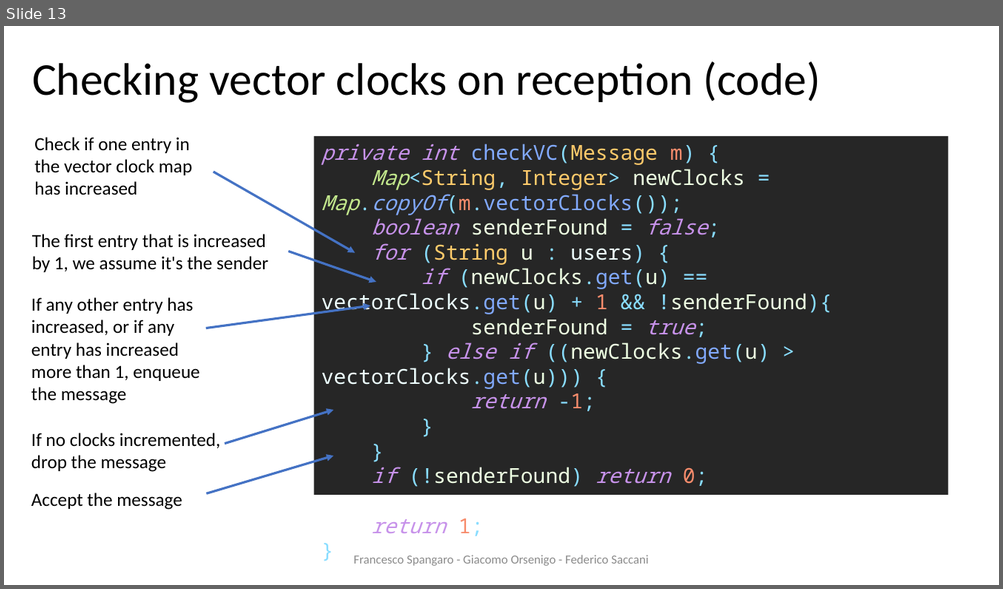
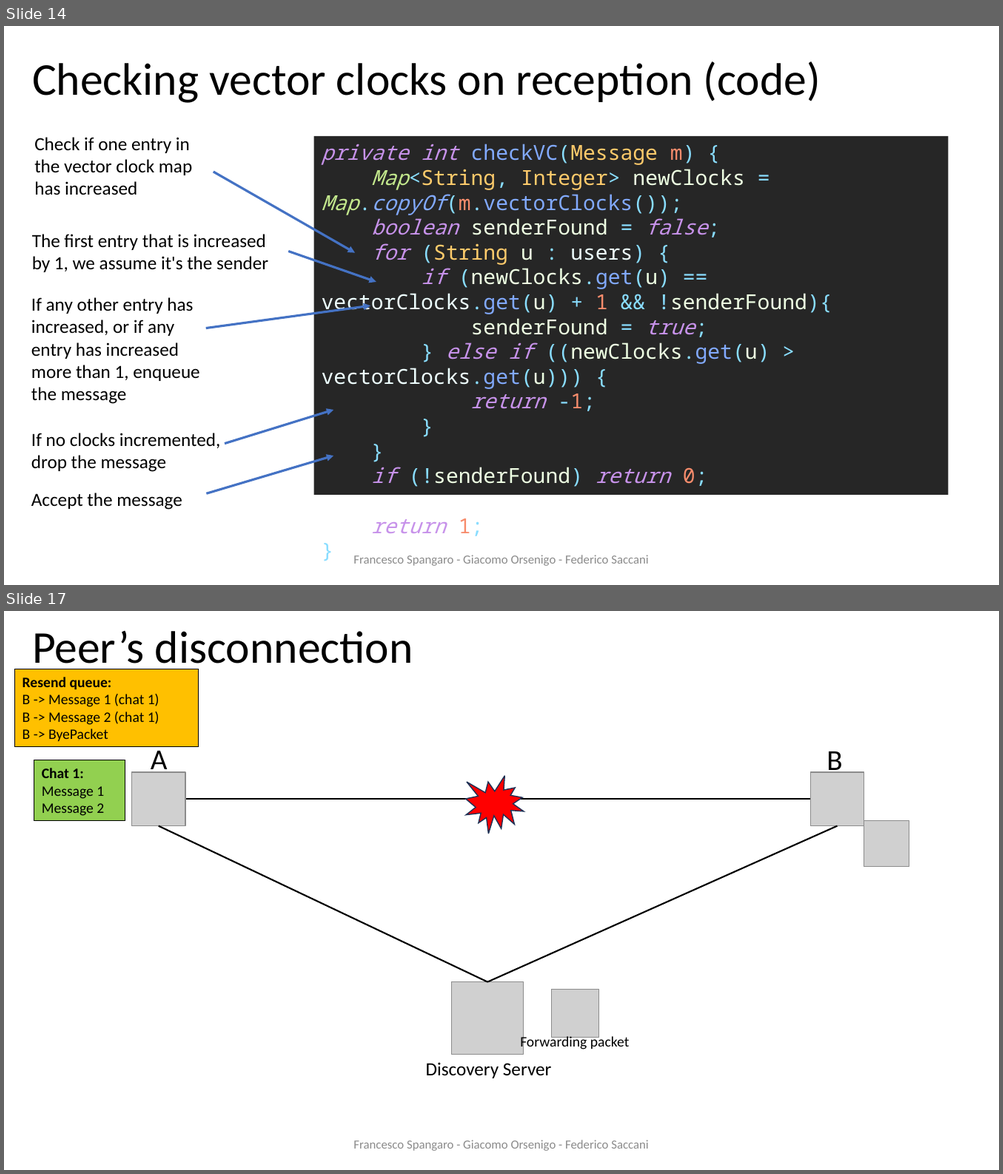
Before and after one commit to francescospangaro/HACOGroupChat, a slide deck: docs/presentazione ds.pptx. Shown one above the other, each under a label of ours: slide 13 before the commit, slides 14 and 17 after it; the slides between them are not shown. The pictures are 1003x589 and 1003x1174 pixels, drawn with LibreOffice and Linux fonts; fonts in the diff are those of the drawing; grey boxes stand for pictures; background and template pictures are left out. Boxes give left, top, right and bottom in pixels: in the first picture for what was removed or moved away, otherwise in the second. Text is boxed around its words. In the diff, an @@ line names an element or a change of style, - is before the commit and + after.

Commit message:
Added disconnection slides

```diff
--- a/docs/presentazione ds.pptx
+++ b/docs/presentazione ds.pptx
@@ slide 17 added at [4, 611, 999, 1170], background #FFFFFF @@
@@ title added at [32, 631, 413, 674], 44 pt, text #000000 @@
+Peer’s disconnection
@@ rectangle added at [15, 669, 199, 747], fill #FFC000, outline #000000 0.75 pt, 14 pt, text #000000 @@
+Resend queue:
+B -> Message 1 (chat 1)
+B -> Message 2 (chat 1)
+B -> ByePacket
@@ rectangle added at [34, 760, 125, 820], fill #92D050, outline #000000 0.75 pt, 14 pt, text #000000 @@
+Chat 1:
+Message 1
+Message 2
@@ text added at [151, 745, 168, 777], 28 pt, text #000000 @@
+A
@@ text added at [826, 746, 842, 773], 28 pt, text #000000 @@
+B
@@ picture added at [131, 772, 185, 826] @@
@@ irregular seal added at [466, 776, 524, 834], fill #FF0000, outline #1E3256 1 pt @@
@@ picture added at [811, 772, 865, 826] @@
@@ line added from (185, 799) to (811, 799), #000000 1.5 pt @@
@@ line added from (159, 826) to (487, 982), #000000 1.5 pt @@
@@ line added from (837, 826) to (487, 982), #000000 1.5 pt @@
@@ picture added at [865, 820, 909, 866] @@
@@ picture added at [452, 982, 524, 1055] @@
@@ picture added at [552, 990, 599, 1038] @@
@@ text added at [520, 1035, 629, 1051], 14 pt, text #000000 @@
+Forwarding packet
@@ text added at [426, 1062, 551, 1079], 18 pt, text #000000 @@
+Discovery Server
@@ text added at [353, 1140, 648, 1151], 12 pt, text #8C8C8C @@
+Francesco Spangaro - Giacomo Orsenigo - Federico Saccani
@@ what was slide 13 is now slide 14 @@
```
Also in this commit, not shown: 5 slides changed, 4 other slides added.
